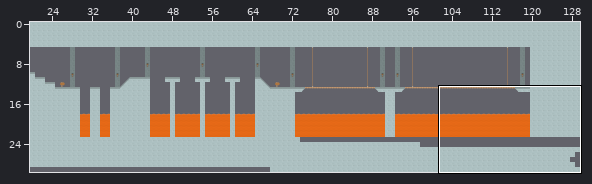
Tiled map -- codigo/android/assets/data/maps/castleBug.tmx. Above: a wide view before the commit, with the close-up outlined.
Close-up. As it was:
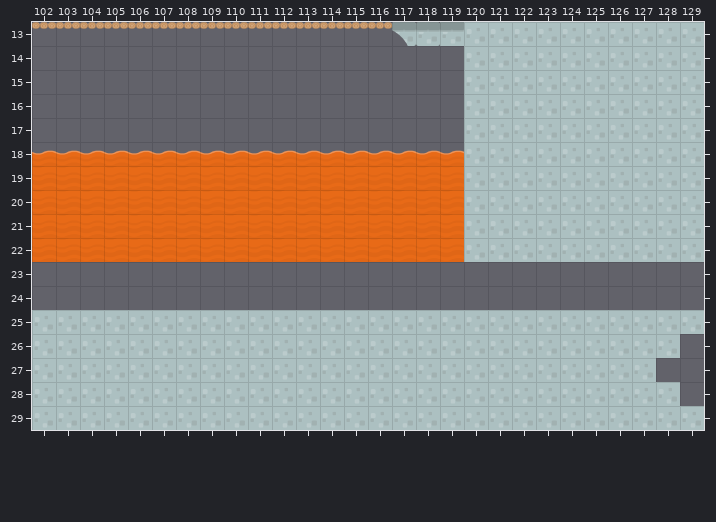
Cells are 64x64 px. Shown: x 102..129, y 13..29. The commit also changed other parts of the map, which this record leaves out.
Now the later version:
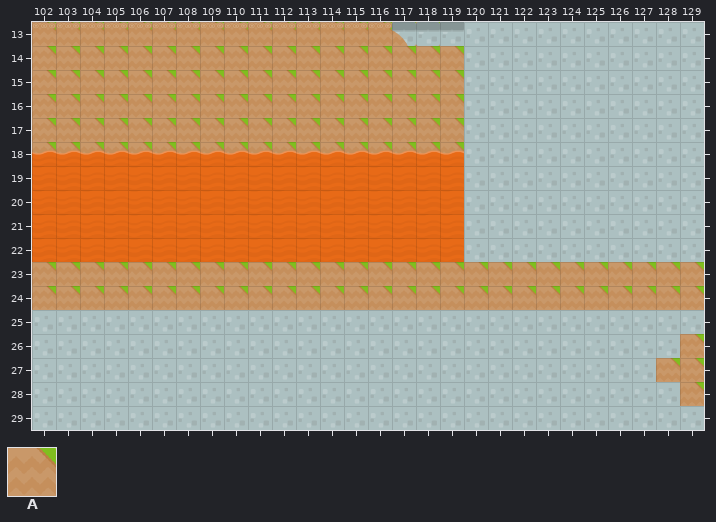
Key: from "tileset": A 34.
_ is an empty cell.
Tiles of an added or newly shown layer are drawn over the layers below it.
The edit:
Layer "fillteste" (added):
Tile A is added in row 13 at x 102 to 118; in rows 14 to 18 at x 102 to 119; in rows 23 to 24 at x 102 to 129; in row 26 at x 129; in row 27 at x 128 to 129; in row 28 at x 129.
Where, in picture pixels (left, top, right, bottom), the same in both close-ups:
added: (32, 22, 464, 154)
added: (32, 262, 704, 310)
added: (656, 334, 704, 406)
